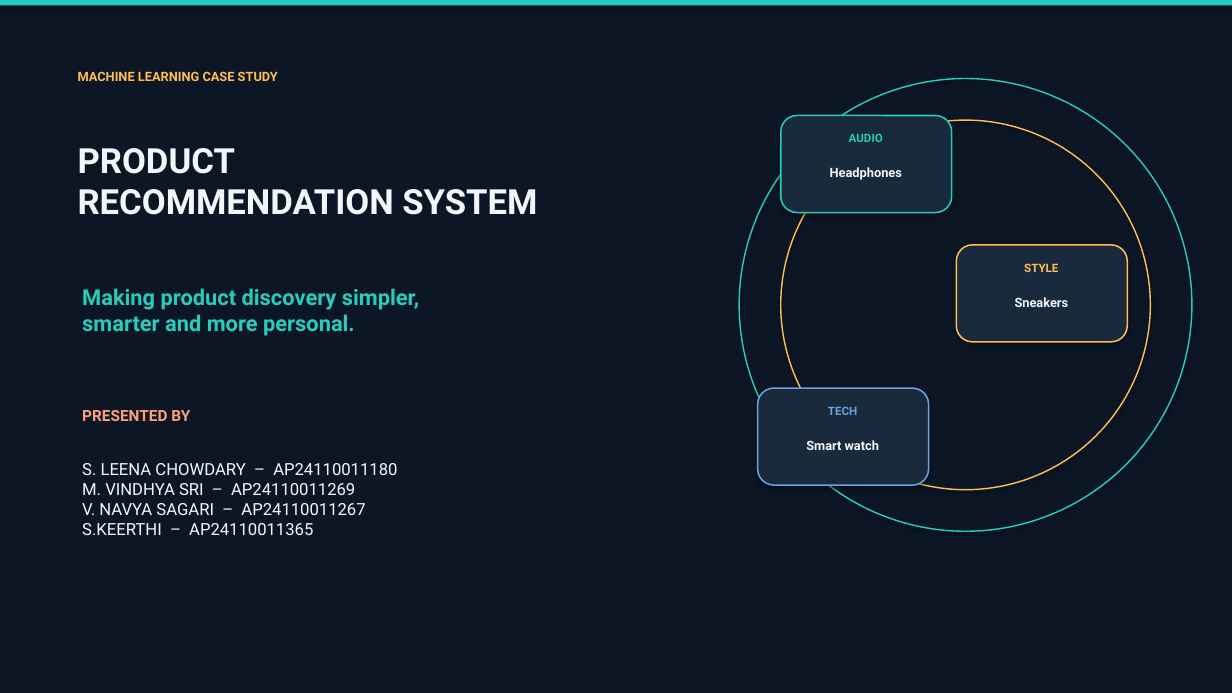
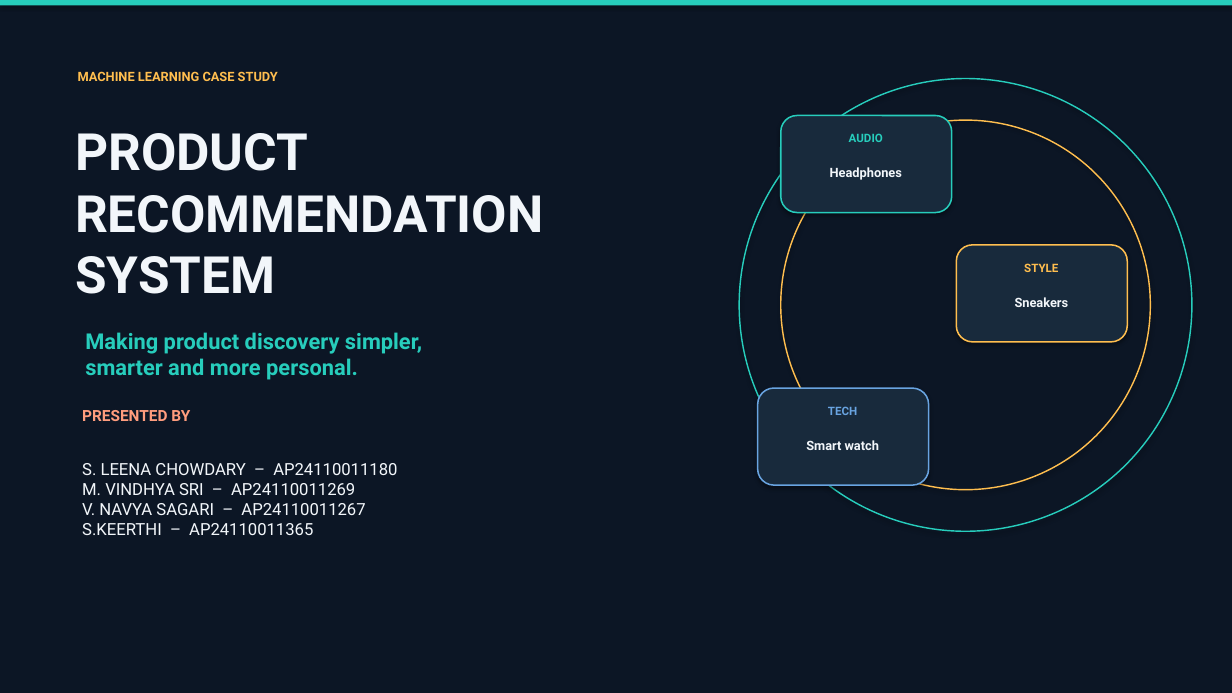
Before and after one commit to keerthi-6302/ML-Lab-Assignments, a slide deck: slide 1 of CLA-3_AP24110011365.pptx. Drawn at 1232x693 pixels with LibreOffice and Linux fonts; fonts in the diff are those of the drawing. Boxes give left, top, right and bottom in pixels: in the first picture for what was removed or moved away, otherwise in the second. Text is boxed around its words. In the diff, an @@ line names an element or a change of style, - is before the commit and + after.

```diff
--- a/CLA-3_AP24110011365.pptx
+++ b/CLA-3_AP24110011365.pptx
@@ text "PRODUCT": place and size @@
-text "PRODUCT" at <box>78,148,537,215</box>
+text "PRODUCT" at <box>75,133,543,294</box>
@@ text "PRODUCT" at <box>75,133,543,294</box>: size 27 to 40 pt @@
@@ text "Making product discovery simpler,": place and size @@
-text "Making product discovery simpler," at <box>82,288,419,336</box>
+text "Making product discovery simpler," at <box>85,332,422,380</box>
```
Also in this commit, not shown: 11 other slides changed, 1 slide added.
